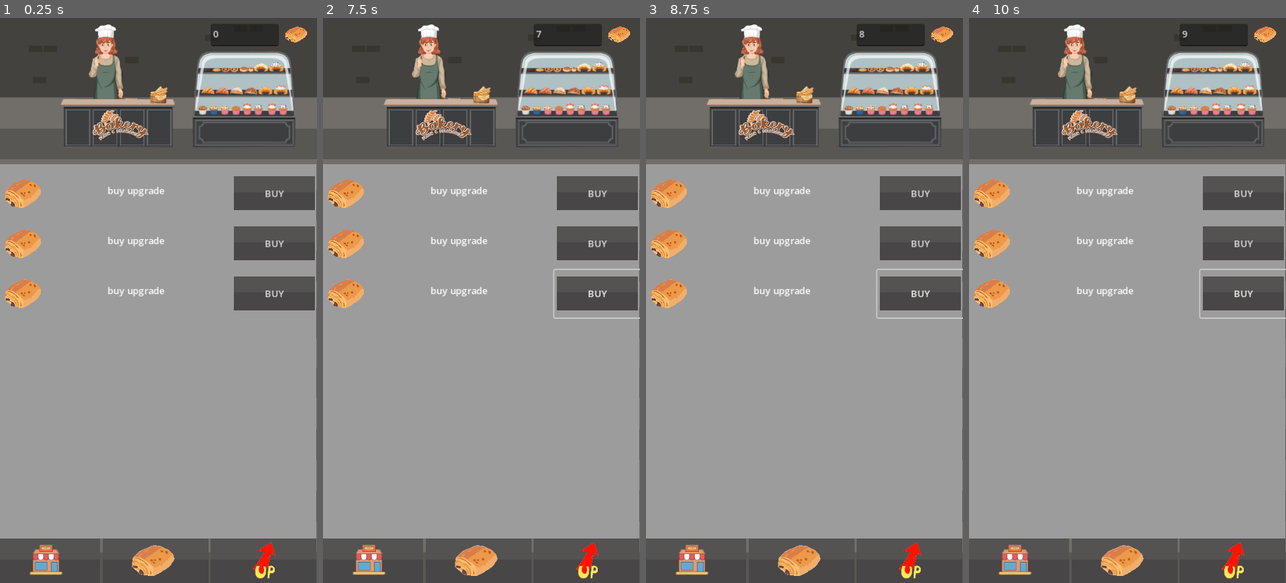
Above: before the commit, frames 1-4 (left to right).
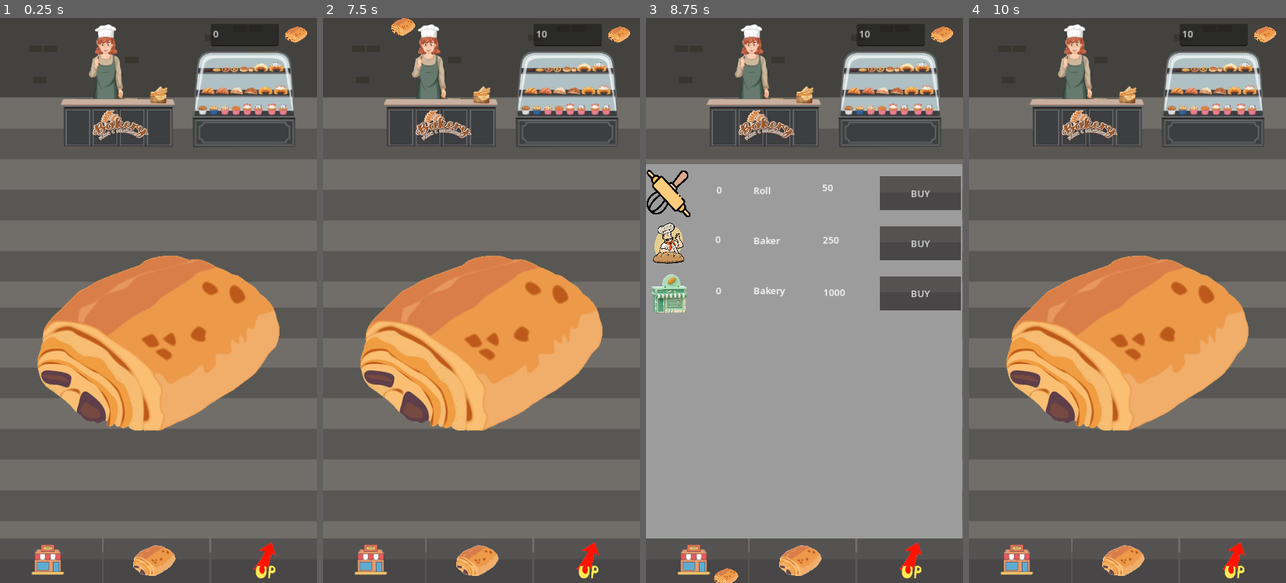
Above: after the commit, the same moments.

Repository: christophechr/EpitechGameJam-1
Game: Godot game, scene res://Scene/world.tscn
The game is run twice, just before and just after one commit, with the same random seed, the same clock (stepped at 60 frames per second) and the same inputs.
Inputs (mouse positions are in pixels of both pictures, inside the frame that each line leads up to):
- Up to frame 1 (0.25 s): no input
- Up to frame 2 (7.5 s): click (586, 560) at 0.52 s; click (478, 560) at 1.27 s; click (373, 560) at 2.02 s; click "BUY" at 2.75 s; click "BUY" at 3.5 s; click "BUY" at 4.25 s; click (370, 560) at 5.02 s; click (478, 560) at 5.77 s; click (586, 560) at 6.52 s; click (484, 345) at 7.25 s
- Up to frame 3 (8.75 s): click (693, 560) at 8.02 s
- Up to frame 4 (10 s): click (1232, 560) at 8.77 s; click (1124, 560) at 9.52 s

The runs differ from the first frame. In frame 1, 65% of the frame differs, in the area x 0-100%, y 25-100%; in frame 2, 65%, in the area x 0-100%, y 0-100%; in frame 3, 3.2%; in frame 4, 65%.

Commit message:
erika add button

Diff:
--- /dev/null
+++ b/choco_clicker/Scene/TextureRect.gd
@@ -0,0 +1,14 @@
+extends TextureRect
+
+
+# Called when the node enters the scene tree for the first time.
+func _ready():
+	hide()
+
+# Called every frame. 'delta' is the elapsed time since the previous frame.
+func _process(delta):
+	pass
+
+
+func _on_right_button_up():
+	show()
--- a/choco_clicker/Scene/world.tscn
+++ b/choco_clicker/Scene/world.tscn
@@ -1,14 +1,19 @@
-[gd_scene load_steps=10 format=3 uid="uid://lswyqs3s8sx5"]
-
-[ext_resource type="PackedScene" path="res://Scene/BottomBar.tscn" id="1_c6gte"]
+[gd_scene load_steps=15 format=3 uid="uid://lswyqs3s8sx5"]
+
 [ext_resource type="Script" path="res://Script/world.gd" id="1_r8bp6"]
 [ext_resource type="Texture2D" uid="uid://j274vub14bbq" path="res://Assets/back.png" id="2_n2vy4"]
 [ext_resource type="Script" path="res://Scripts/GameManager.gd" id="3_t3gxr"]
+[ext_resource type="Texture2D" uid="uid://bejdjkhbjenx5" path="res://Assets/leftButton.png" id="4_3lgxh"]
+[ext_resource type="Texture2D" uid="uid://b8rc5534typl0" path="res://Assets/centerButton.png" id="5_jpsvw"]
 [ext_resource type="Script" path="res://Scene/TextEdit.gd" id="6_pk6io"]
+[ext_resource type="Texture2D" uid="uid://n3xq2xv424eb" path="res://Assets/RightButton.png" id="6_rnhkc"]
 [ext_resource type="Texture2D" uid="uid://bjrpnvdlax2au" path="res://Assets/choco.png" id="6_uthds"]
 [ext_resource type="Texture2D" uid="uid://4f2nlmnx2720" path="res://Assets/button.png" id="7_aqm5n"]
 [ext_resource type="Script" path="res://Scene/Sprite2D.gd" id="7_jg86x"]
 [ext_resource type="Texture2D" uid="uid://eyej14ixgcql" path="res://Assets/menuBackground.png" id="8_3h1ca"]
+[ext_resource type="Texture2D" uid="uid://dvvl3wc82wav8" path="res://Assets/jasonderouleau.png" id="11_o7pb5"]
+[ext_resource type="Texture2D" uid="uid://bgmrw8u2a3d1a" path="res://Assets/baker.png" id="13_jj6px"]
+[ext_resource type="Texture2D" uid="uid://b1jwpthres8as" path="res://Assets/bakery.png" id="14_p7bsy"]
 
 [node name="World" type="Node2D"]
 script = ExtResource("1_r8bp6")
@@ -18,20 +23,27 @@
 texture = ExtResource("2_n2vy4")
 script = ExtResource("3_t3gxr")
 
-[node name="BottomBar" parent="." instance=ExtResource("1_c6gte")]
-offset_left = -3.0
+[node name="Right" type="TextureButton" parent="."]
+custom_minimum_size = Vector2(180, 0)
+offset_left = 360.0
 offset_top = 885.0
-offset_right = 545.0
+offset_right = 540.0
 offset_bottom = 960.0
-
-[node name="Right" type="TextureButton" parent="BottomBar"]
-layout_mode = 2
-
-[node name="Center" type="TextureButton" parent="BottomBar"]
-layout_mode = 2
-
-[node name="Left" type="TextureButton" parent="BottomBar"]
-layout_mode = 2
+texture_normal = ExtResource("6_rnhkc")
+
+[node name="Center" type="TextureButton" parent="."]
+offset_left = 177.0
+offset_top = 885.0
+offset_right = 357.0
+offset_bottom = 960.0
+texture_normal = ExtResource("5_jpsvw")
+
+[node name="Left" type="TextureButton" parent="."]
+offset_left = -6.0
+offset_top = 885.0
+offset_right = 174.0
+offset_bottom = 960.0
+texture_normal = ExtResource("4_3lgxh")
 
 [node name="Sprite2D" type="Sprite2D" parent="."]
 position = Vector2(266, 552)
@@ -57,10 +69,7 @@
 scale = Vector2(0.092, 0.09)
 texture = ExtResource("6_uthds")
 
-[node name="Timer" type="Timer" parent="."]
-autostart = true
-
-[node name="TextureRect" type="TextureRect" parent="."]
+[node name="TextureRect1" type="TextureRect" parent="."]
 offset_top = 248.0
 offset_right = 539.0
 offset_bottom = 885.0
@@ -68,35 +77,35 @@
 texture = ExtResource("8_3h1ca")
 expand_mode = 1
 
-[node name="UpgradeMenu" type="VBoxContainer" parent="TextureRect"]
+[node name="UpgradeMenu" type="VBoxContainer" parent="TextureRect1"]
 layout_mode = 0
 offset_left = 1.0
 offset_top = 10.0
-offset_right = 541.0
-offset_bottom = 885.0
-
-[node name="HBoxContainer" type="HBoxContainer" parent="TextureRect/UpgradeMenu"]
+offset_right = 540.0
+offset_bottom = 637.0
+
+[node name="HBoxContainer" type="HBoxContainer" parent="TextureRect1/UpgradeMenu"]
 custom_minimum_size = Vector2(25.385, 81.745)
 layout_mode = 2
 
-[node name="TextureRect" type="TextureRect" parent="TextureRect/UpgradeMenu/HBoxContainer"]
+[node name="TextureRect" type="TextureRect" parent="TextureRect1/UpgradeMenu/HBoxContainer"]
 custom_minimum_size = Vector2(75, 75)
 layout_mode = 2
 size_flags_horizontal = 0
-texture = ExtResource("6_uthds")
-expand_mode = 1
-
-[node name="CenterContainer" type="CenterContainer" parent="TextureRect/UpgradeMenu/HBoxContainer"]
+texture = ExtResource("11_o7pb5")
+expand_mode = 1
+
+[node name="CenterContainer" type="CenterContainer" parent="TextureRect1/UpgradeMenu/HBoxContainer"]
 custom_minimum_size = Vector2(310.715, 0)
 layout_mode = 2
 
-[node name="RichTextLabel" type="RichTextLabel" parent="TextureRect/UpgradeMenu/HBoxContainer/CenterContainer"]
+[node name="RichTextLabel" type="RichTextLabel" parent="TextureRect1/UpgradeMenu/HBoxContainer/CenterContainer"]
 custom_minimum_size = Vector2(104.015, 31.475)
 layout_mode = 2
-text = "buy upgrade"
+text = "Roll"
 scroll_active = false
 
-[node name="Button" type="Button" parent="TextureRect/UpgradeMenu/HBoxContainer"]
+[node name="Button1" type="Button" parent="TextureRect1/UpgradeMenu/HBoxContainer"]
 layout_mode = 2
 size_flags_horizontal = 3
 text = "BUY"
@@ -105,28 +114,29 @@
 icon_alignment = 1
 expand_icon = true
 
-[node name="HBoxContainer2" type="HBoxContainer" parent="TextureRect/UpgradeMenu"]
+[node name="HBoxContainer2" type="HBoxContainer" parent="TextureRect1/UpgradeMenu"]
 custom_minimum_size = Vector2(25.385, 81.745)
 layout_mode = 2
 
-[node name="TextureRect" type="TextureRect" parent="TextureRect/UpgradeMenu/HBoxContainer2"]
+[node name="TextureRect" type="TextureRect" parent="TextureRect1/UpgradeMenu/HBoxContainer2"]
 custom_minimum_size = Vector2(75, 75)
 layout_mode = 2
 size_flags_horizontal = 0
-texture = ExtResource("6_uthds")
-expand_mode = 1
-
-[node name="CenterContainer" type="CenterContainer" parent="TextureRect/UpgradeMenu/HBoxContainer2"]
+texture = ExtResource("13_jj6px")
+expand_mode = 1
+
+[node name="CenterContainer" type="CenterContainer" parent="TextureRect1/UpgradeMenu/HBoxContainer2"]
 custom_minimum_size = Vector2(310.715, 0)
 layout_mode = 2
 
-[node name="RichTextLabel" type="RichTextLabel" parent="TextureRect/UpgradeMenu/HBoxContainer2/CenterContainer"]
+[node name="RichTextLabel" type="RichTextLabel" parent="TextureRect1/UpgradeMenu/HBoxContainer2/CenterContainer"]
 custom_minimum_size = Vector2(104.17, 31.475)
 layout_mode = 2
-text = "buy upgrade"
+text = "Baker
+"
 scroll_active = false
 
-[node name="Button" type="Button" parent="TextureRect/UpgradeMenu/HBoxContainer2"]
+[node name="Button2" type="Button" parent="TextureRect1/UpgradeMenu/HBoxContainer2"]
 layout_mode = 2
 size_flags_horizontal = 3
 text = "BUY"
@@ -135,28 +145,28 @@
 icon_alignment = 1
 expand_icon = true
 
-[node name="HBoxContainer3" type="HBoxContainer" parent="TextureRect/UpgradeMenu"]
+[node name="HBoxContainer3" type="HBoxContainer" parent="TextureRect1/UpgradeMenu"]
 custom_minimum_size = Vector2(25.385, 81.745)
 layout_mode = 2
 
-[node name="TextureRect" type="TextureRect" parent="TextureRect/UpgradeMenu/HBoxContainer3"]
+[node name="TextureRect" type="TextureRect" parent="TextureRect1/UpgradeMenu/HBoxContainer3"]
 custom_minimum_size = Vector2(75, 75)
 layout_mode = 2
 size_flags_horizontal = 0
-texture = ExtResource("6_uthds")
-expand_mode = 1
-
-[node name="CenterContainer" type="CenterContainer" parent="TextureRect/UpgradeMenu/HBoxContainer3"]
+texture = ExtResource("14_p7bsy")
+expand_mode = 1
+
+[node name="CenterContainer" type="CenterContainer" parent="TextureRect1/UpgradeMenu/HBoxContainer3"]
 custom_minimum_size = Vector2(310.715, 0)
 layout_mode = 2
 
-[node name="RichTextLabel" type="RichTextLabel" parent="TextureRect/UpgradeMenu/HBoxContainer3/CenterContainer"]
+[node name="RichTextLabel" type="RichTextLabel" parent="TextureRect1/UpgradeMenu/HBoxContainer3/CenterContainer"]
 custom_minimum_size = Vector2(104.17, 31.475)
 layout_mode = 2
-text = "buy upgrade"
+text = "Bakery"
 scroll_active = false
 
-[node name="Button" type="Button" parent="TextureRect/UpgradeMenu/HBoxContainer3"]
+[node name="Button3" type="Button" parent="TextureRect1/UpgradeMenu/HBoxContainer3"]
 layout_mode = 2
 size_flags_horizontal = 3
 text = "BUY"
@@ -165,11 +175,59 @@
 icon_alignment = 1
 expand_icon = true
 
+[node name="roll_nb" type="RichTextLabel" parent="TextureRect1"]
+offset_left = 120.0
+offset_top = 33.0
+offset_right = 192.0
+offset_bottom = 73.0
+text = "0"
+
+[node name="bakery_cost" type="RichTextLabel" parent="TextureRect1"]
+offset_left = 302.0
+offset_top = 207.0
+offset_right = 374.0
+offset_bottom = 247.0
+text = "1000"
+
+[node name="bakery_nb" type="RichTextLabel" parent="TextureRect1"]
+offset_left = 119.0
+offset_top = 204.0
+offset_right = 191.0
+offset_bottom = 244.0
+text = "0"
+
+[node name="baker_cost" type="RichTextLabel" parent="TextureRect1"]
+offset_left = 301.0
+offset_top = 118.0
+offset_right = 373.0
+offset_bottom = 158.0
+text = "250"
+
+[node name="baker_nb" type="RichTextLabel" parent="TextureRect1"]
+offset_left = 118.0
+offset_top = 117.0
+offset_right = 190.0
+offset_bottom = 157.0
+text = "0"
+
+[node name="roll_cost" type="RichTextLabel" parent="TextureRect1"]
+offset_left = 300.0
+offset_top = 29.0
+offset_right = 372.0
+offset_bottom = 69.0
+text = "50"
+
+[node name="Timer" type="Timer" parent="."]
+autostart = true
+
 [connection signal="nb_choco" from="." to="TextEdit" method="_on_world_nb_choco"]
-[connection signal="button_up" from="BottomBar/Right" to="." method="_on_right_button_up"]
-[connection signal="button_up" from="BottomBar/Center" to="." method="_on_center_button_up"]
-[connection signal="button_up" from="BottomBar/Left" to="." method="_on_left_button_up"]
+[connection signal="pressed" from="Right" to="." method="_on_right_pressed"]
+[connection signal="pressed" from="Center" to="." method="_on_center_pressed"]
+[connection signal="pressed" from="Left" to="." method="_on_left_pressed"]
 [connection signal="click" from="Sprite2D" to="." method="_on_sprite_2d_click"]
 [connection signal="button_down" from="Sprite2D/choco" to="Sprite2D" method="_on_choco_button_down"]
 [connection signal="button_up" from="Sprite2D/choco" to="Sprite2D" method="_on_choco_button_up"]
+[connection signal="button_up" from="TextureRect1/UpgradeMenu/HBoxContainer/Button1" to="." method="_on_button_button_up"]
+[connection signal="button_up" from="TextureRect1/UpgradeMenu/HBoxContainer2/Button2" to="." method="_on_button_2_button_up"]
+[connection signal="button_up" from="TextureRect1/UpgradeMenu/HBoxContainer3/Button3" to="." method="_on_button_3_button_up"]
 [connection signal="timeout" from="Timer" to="." method="_on_timer_timeout"]
--- a/choco_clicker/Script/world.gd
+++ b/choco_clicker/Script/world.gd
@@ -3,32 +3,29 @@
 var choco_nbr = 0
 var sprite_texture = preload("res://Assets/choco.png")
 var small_size = Vector2(0.1,0.1)
-var nb_rouleau = 1
+var nb_rouleau = 0
 var nb_baker = 0
 var nb_bakery = 0
-var level_click = 5
+var level_click = 10
 var mult_up = 1
+var menu1
+
+@onready var roll_nb = $TextureRect1/roll_nb
+@onready var bakery_cost = $TextureRect1/bakery_cost
+@onready var bakery_nb = $TextureRect1/bakery_nb
+@onready var baker_cost = $TextureRect1/baker_cost
+@onready var baker_nb = $TextureRect1/baker_nb
+@onready var roll_cost = $TextureRect1/roll_cost
 
 signal nb_choco
 
 # Called when the node enters the scene tree for the first time.
 func _ready():
-	pass
+	menu1 = $TextureRect1
+	menu1.visible = false
 
 func _process(delta):
 	emit_signal("nb_choco", choco_nbr)
-
-
-func _on_left_button_up():
-	pass # Replace with function body.
-
-
-func _on_center_button_up():
-	pass # Replace with function body.
-
-
-func _on_right_button_up():
-	pass # Replace with function body.
 
 func _on_sprite_2d_click():
 	choco_nbr += 1 * level_click
@@ -45,3 +42,35 @@
 	choco_nbr += nb_rouleau * mult_up
 	choco_nbr += nb_baker * 10 * mult_up
 	choco_nbr += nb_bakery * 100 * mult_up
+
+
+func _on_right_pressed():
+	menu1.visible = false
+
+func _on_center_pressed():
+	menu1.visible = false
+
+func _on_left_pressed():
+	menu1.visible = true
+
+
+func _on_button_button_up():
+	if choco_nbr > 50 * nb_rouleau:
+		choco_nbr -= 50 * nb_rouleau
+		nb_rouleau += 1
+		roll_nb.text = str(nb_rouleau)
+		roll_cost.text = str(50 * nb_rouleau)
+
+func _on_button_2_button_up():
+	if choco_nbr > 250 * nb_baker:
+		choco_nbr -= 250 * nb_baker
+		nb_baker += 1
+		baker_nb.text = str(nb_baker)
+		baker_cost.text = str(250 * nb_baker)
+
+func _on_button_3_button_up():
+	if choco_nbr > 1000 * nb_bakery:
+		choco_nbr -= 1000 * nb_bakery
+		nb_bakery += 1
+		bakery_nb.text = str(nb_bakery)
+		bakery_cost.text = str(1000 * nb_bakery)
